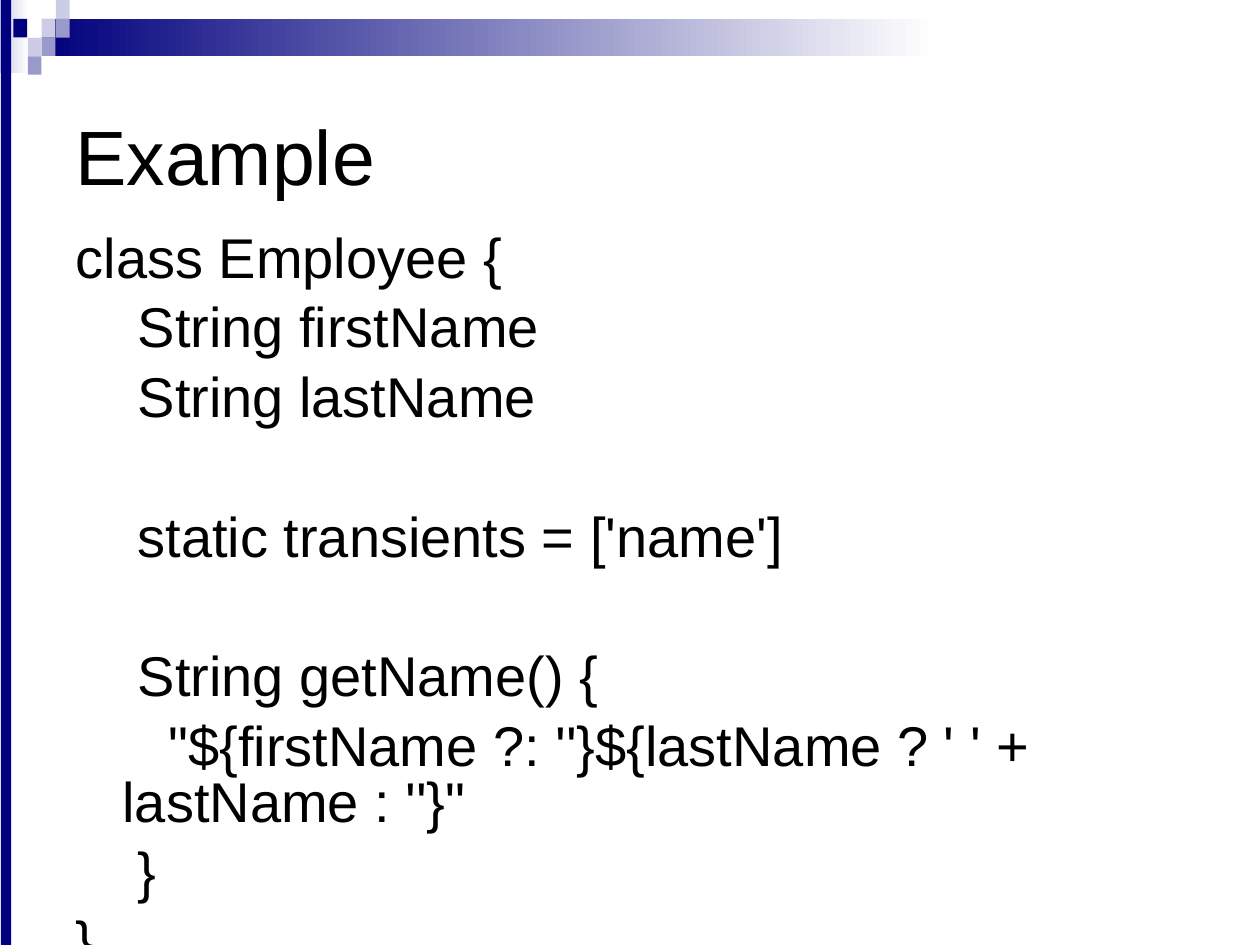
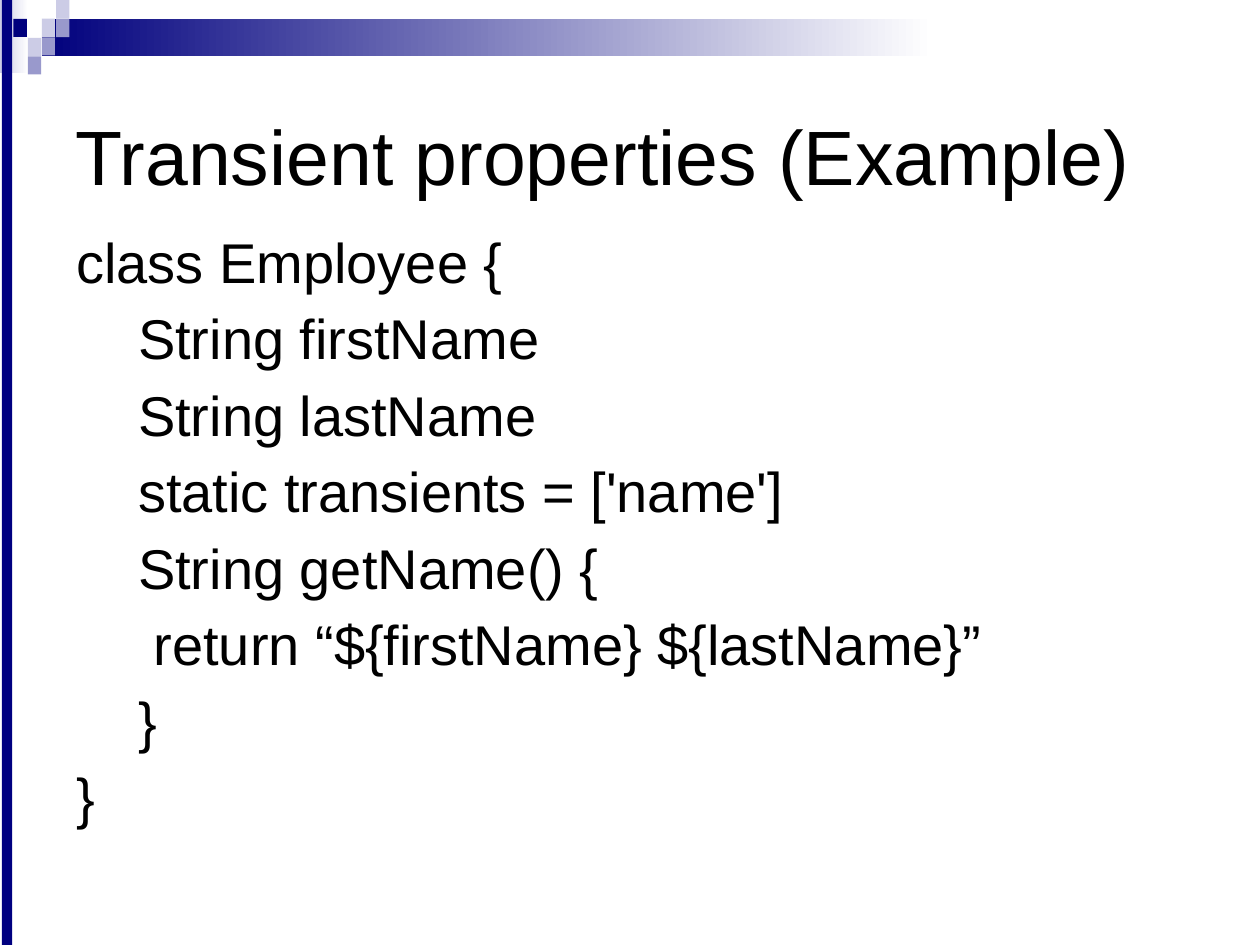
Before and after one commit to meudaypratap/grailsdomain1, a slide deck: slide 9 of Domain_Classses_1.ppt (slide 10 before the commit). Drawn at 1260x945 pixels with LibreOffice and Linux fonts; fonts in the diff are those of the drawing; background and template pictures are left out. Boxes give left, top, right and bottom in pixels: in the first picture for what was removed or moved away, otherwise in the second. Text is boxed around its words. In the diff, an @@ line names an element or a change of style, - is before the commit and + after.

Commit message:
Updated ppt

```diff
--- a/Domain_Classses_1.ppt
+++ b/Domain_Classses_1.ppt
@@ title at bbox=[75, 129, 1129, 200]: text changed @@
-Example
+Transient properties (Example)
@@ text at bbox=[76, 242, 783, 600]: line spacing 0.83 to 0.93 @@
@@ text at bbox=[154, 623, 981, 676]: text changed @@
-"${firstName ?: ''}${lastName ? ' ' + lastName : ''}"
+return “${firstName} ${lastName}”
```
Also in this commit, not shown: 6 other slides changed.
